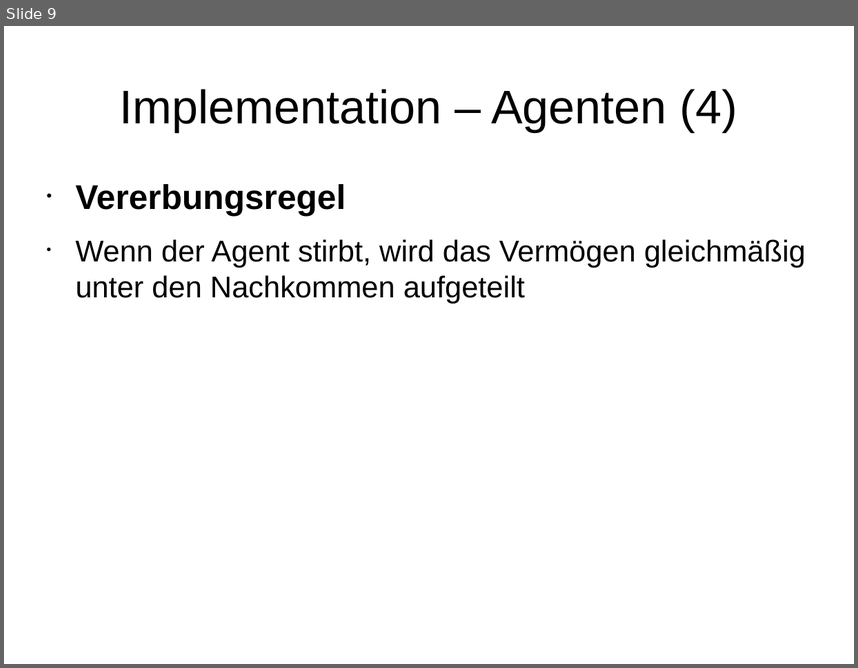
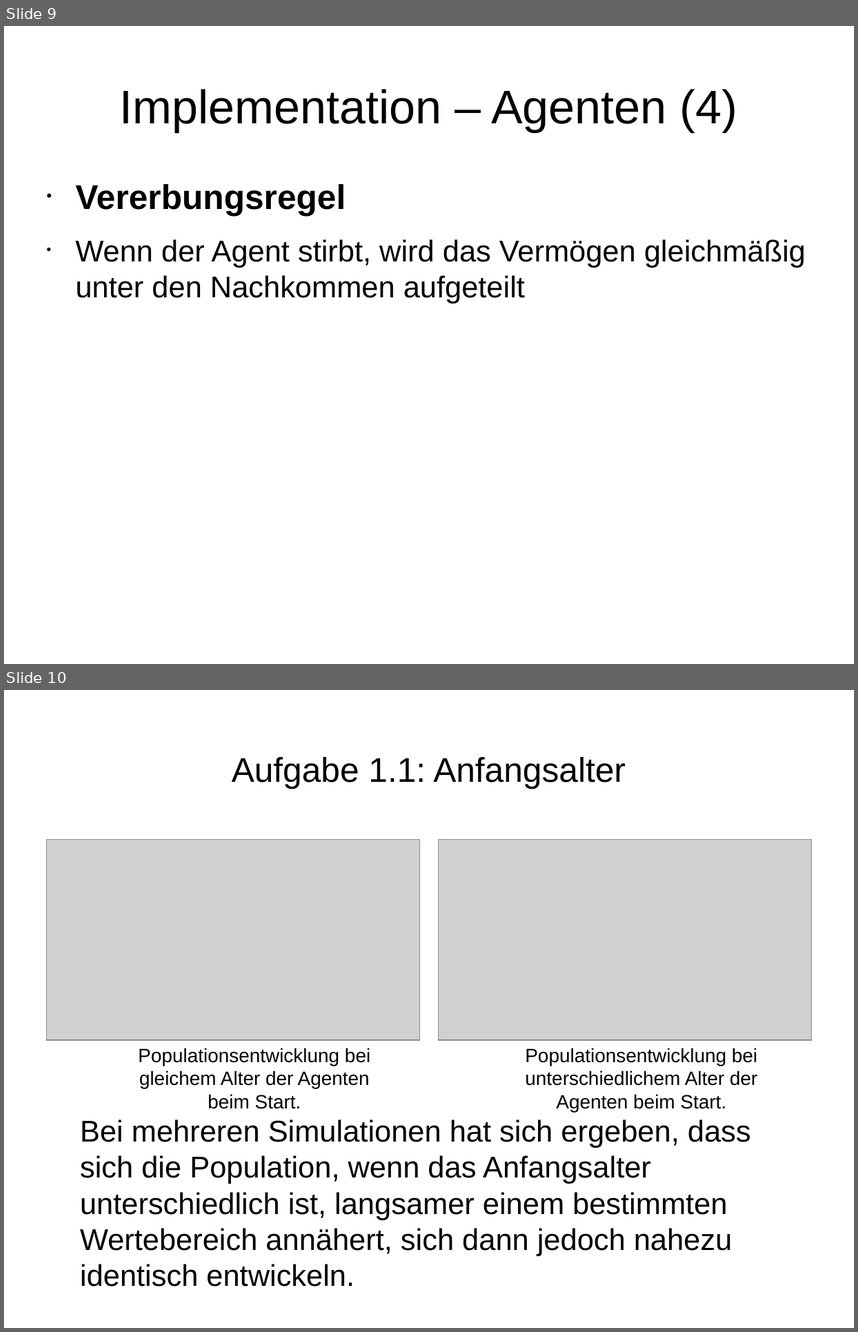
Before and after one commit to wsmirnow/Sugarscape, a slide deck: Presentation/Presentation.odp. Shown one above the other, each under a label of ours: slide 9 before the commit, slides 9 and 10 after it. The pictures are 858x668 and 858x1332 pixels, drawn with LibreOffice and Linux fonts; fonts in the diff are those of the drawing; grey boxes stand for pictures. Boxes give left, top, right and bottom in pixels: in the first picture for what was removed or moved away, otherwise in the second. Text is boxed around its words. In the diff, an @@ line names an element or a change of style, - is before the commit and + after.

Commit message:
Aufgaben bearbeitet und kommentiert

```diff
--- a/Presentation/Presentation.odp
+++ b/Presentation/Presentation.odp
@@ slide 10 added at (4,690,854,1328), background #FFFFFF @@
@@ title added at (232,757,626,789), 32 pt, text #000000 @@
+Aufgabe 1.1: Anfangsalter
@@ picture added at (46,839,420,1039) @@
@@ picture added at (438,839,812,1039) @@
@@ text added at (138,1047,370,1109), 18 pt, text #000000 @@
+Populationsentwicklung bei gleichem Alter der Agenten beim Start.
@@ text added at (525,1047,757,1112), 18 pt, text #000000 @@
+Populationsentwicklung bei unterschiedlichem Alter der Agenten beim Start.
@@ text added at (80,1119,751,1286), 28 pt, text #000000 @@
+Bei mehreren Simulationen hat sich ergeben, dass sich die Population, wenn das Anfangsalter unterschiedlich ist, langsamer einem bestimmten Wertebereich annähert, sich dann jedoch nahezu identisch entwickeln.
```
Also in this commit, not shown: 9 other slides added.
